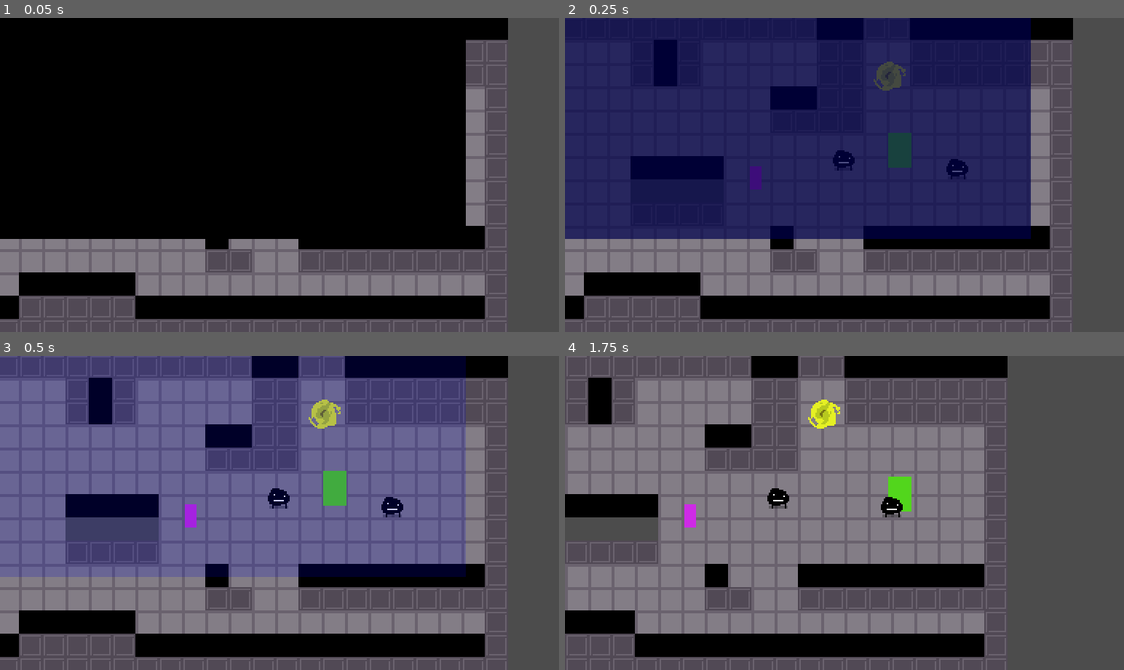
Above: before the commit, frames 1-4 (two rows, left to right).
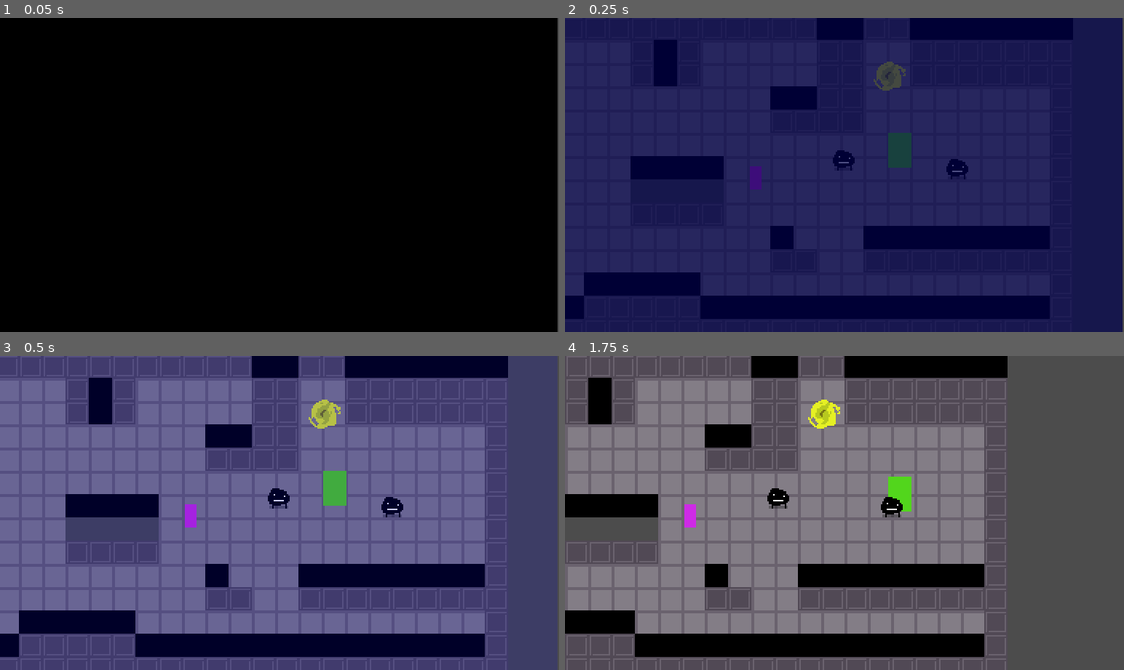
Above: after the commit, the same moments.

Repository: jiink/flask-quest
Game: Godot game, scene res://Rooms/Test/T-1/T-1.tscn
The game is run twice, just before and just after one commit, with the same random seed, the same clock (stepped at 60 frames per second) and the same inputs.
Inputs:
- Up to frame 1 (0.05 s): no input
- Up to frame 2 (0.25 s): no input
- Up to frame 3 (0.5 s): no input
- Up to frame 4 (1.75 s): hold Right (right) 0.53-1.28 s; tap Z (a) at 0.6 s; tap X (b) at 0.8, 1.35 s; hold Down (down) from 1.28 s (still down); tap A (x) at 1.55 s

The runs differ from the first frame. In frame 1, 33% of the frame differs, in the area x 0-100%, y 0-100%; in frame 2, 41%; in frame 3, 26%; in frame 4, nothing differs.
Error before the commit: Parse Error: Parse error: Unexpected EOL at String. (res://Engine/Singletons/Save/GameSaver.gd:3)

Commit message:
Upgrade to 3.1 RC-3

Diff:
--- a/Engine/SceneTransition.tscn
+++ b/Engine/SceneTransition.tscn
@@ -3,11 +3,8 @@
 [ext_resource path="res://Engine/SceneTransition.gd" type="Script" id=1]
 
 [sub_resource type="Animation" id=1]
-
 resource_name = "close"
 length = 0.5
-loop = false
-step = 0.1
 tracks/0/type = "value"
 tracks/0/path = NodePath("ColorRect:color")
 tracks/0/interp = 2
@@ -22,10 +19,7 @@
 }
 
 [sub_resource type="Animation" id=2]
-
 length = 0.6
-loop = false
-step = 0.1
 tracks/0/type = "value"
 tracks/0/path = NodePath("ColorRect:color")
 tracks/0/interp = 2
@@ -40,36 +34,19 @@
 }
 
 [node name="SceneTransition" type="Node2D"]
-
 script = ExtResource( 1 )
 __meta__ = {
 "_edit_group_": true,
 "_edit_lock_": true
 }
 
-[node name="ColorRect" type="ColorRect" parent="." index="0"]
-
-anchor_left = 0.0
-anchor_top = 0.0
+[node name="ColorRect" type="ColorRect" parent="."]
 anchor_right = 1.0
 anchor_bottom = 1.0
-margin_right = 320.0
-margin_bottom = 152.0
-rect_pivot_offset = Vector2( 0, 0 )
-rect_clip_content = false
-mouse_filter = 0
-mouse_default_cursor_shape = 0
-size_flags_horizontal = 1
-size_flags_vertical = 1
+margin_right = 383.0
+margin_bottom = 216.0
 color = Color( 0, 0, 0, 1 )
 
-[node name="AnimationPlayer" type="AnimationPlayer" parent="." index="1"]
-
-root_node = NodePath("..")
-autoplay = ""
-playback_process_mode = 1
-playback_default_blend_time = 0.0
-playback_speed = 1.0
+[node name="AnimationPlayer" type="AnimationPlayer" parent="."]
 anims/close = SubResource( 1 )
 anims/open = SubResource( 2 )
-blend_times = [  ]
--- a/Engine/Singletons/Save/GameSaver.gd
+++ b/Engine/Singletons/Save/GameSaver.gd
@@ -1,6 +1,6 @@
 extends Node
 
-const SaveGame = preload("res://
+#const SaveGame = preload("res://
 
 func save(id):
 	pass
--- a/Engine/Singletons/global.gd
+++ b/Engine/Singletons/global.gd
@@ -18,7 +18,9 @@
 #	prev_scene = (str(get_tree().get_current_scene().get_path()) + ".tscn").replace("/root", "res:/")
 
 	var battle_scene = load("res://Engine/Battle/BattleScene.tscn")
-	get_tree().get_root().add_child(battle_scene)
+
+	#broken
+	#get_tree().get_root().add_child(battle_scene)
 
 	prev_scene = load(get_tree().get_current_scene().filename)
 	print(prev_scene)
--- a/Engine/dialogue/Diag.gd
+++ b/Engine/dialogue/Diag.gd
@@ -28,32 +28,32 @@
 
 func _process(delta):
 
-
-	if visible and $Choices.visible and not choices.empty():
-		if Input.is_action_just_pressed("down"):
-			selected_choice = clamp(selected_choice + 1, 0, choices.size() - 1)
-		elif Input.is_action_just_pressed("up"):
-			selected_choice = clamp(selected_choice - 1, 0, choices.size() - 1)
+	if visible:
+		if $Choices.visible and not choices.empty():
+			if Input.is_action_just_pressed("down"):
+				selected_choice = clamp(selected_choice + 1, 0, choices.size() - 1)
+			elif Input.is_action_just_pressed("up"):
+				selected_choice = clamp(selected_choice - 1, 0, choices.size() - 1)
 
 
-		select_graphic_offset = selected_choice * 30
-		$Choices/Selection.position.y = select_graphic_offset
+			select_graphic_offset = selected_choice * 30
+			$Choices/Selection.position.y = select_graphic_offset
 
-		if Input.is_action_just_pressed("a") and $TextBox.text == visible_new_text:
-			for D in target_piece.get_children():
-				if D.key == choices[selected_choice]:
-					update_boxes(D)
-					break
-	else:
-		if Input.is_action_just_pressed("a"):
-			if $TextBox.text == visible_new_text:
-				if target_piece.get_children():
-					update_boxes(target_piece.get_child(0))
-				else:
-					close()
-			elif $TextBox.text.length() > 2 and target_piece.skippable:
-				$TextBox.text = visible_new_text
-				text_index = $TextBox.text.length() - 1
+			if Input.is_action_just_pressed("a") and $TextBox.text == visible_new_text:
+				for D in target_piece.get_children():
+					if D.key == choices[selected_choice]:
+						update_boxes(D)
+						break
+		else:
+			if Input.is_action_just_pressed("a"):
+				if $TextBox.text == visible_new_text:
+					if target_piece.get_children():
+						update_boxes(target_piece.get_child(0))
+					else:
+						close()
+				elif $TextBox.text.length() > 2 and target_piece.skippable:
+					$TextBox.text = visible_new_text
+					text_index = $TextBox.text.length() - 1
 
 
 func start_talk(obj):
@@ -174,6 +174,7 @@
 			$TextBox/Timer.wait_time = text_time + 0.1
 		else:
 			$TextBox/Timer.wait_time = text_time
+
 		text_index += 1
 		if new_text[text_index] != "`":
 			$TextBox.text += new_text[text_index]
--- a/Rooms/Test/T-1/T-1.tscn
+++ b/Rooms/Test/T-1/T-1.tscn
@@ -16,296 +16,174 @@
 [ext_resource path="res://Engine/dialogue/Diag.tscn" type="PackedScene" id=14]
 [ext_resource path="res://Engine/SceneTransition.tscn" type="PackedScene" id=15]
 
-[node name="TestRoom" type="Node" index="0"]
-
+[node name="TestRoom" type="Node"]
 script = ExtResource( 1 )
 battle_bg = ExtResource( 2 )
 
-[node name="Background" type="Node2D" parent="." index="0"]
-
+[node name="Background" type="Node2D" parent="."]
 editor/display_folded = true
 visible = false
 z_index = -4096
-_sections_unfolded = [ "Z Index" ]
 __meta__ = {
 "_edit_group_": true,
 "_edit_lock_": true
 }
 
-[node name="ColorRect" type="ColorRect" parent="Background" index="0"]
-
+[node name="ColorRect" type="ColorRect" parent="Background"]
 show_behind_parent = true
-anchor_left = 0.0
-anchor_top = 0.0
 anchor_right = 1.0
 anchor_bottom = 1.0
 margin_left = -153.0
 margin_top = -88.0
 margin_right = 420.0
 margin_bottom = 214.0
-rect_pivot_offset = Vector2( 0, 0 )
-rect_clip_content = false
-mouse_filter = 0
-mouse_default_cursor_shape = 0
-size_flags_horizontal = 1
-size_flags_vertical = 1
 color = Color( 0, 0, 0, 1 )
-_sections_unfolded = [ "Visibility" ]
 
-[node name="TileMaps" type="Node" parent="." index="1"]
-
+[node name="TileMaps" type="Node" parent="."]
 editor/display_folded = true
 
-[node name="Floor" type="TileMap" parent="TileMaps" index="0"]
-
+[node name="Floor" type="TileMap" parent="TileMaps"]
 position = Vector2( 48, 16 )
 z_index = -10
-mode = 0
 tile_set = ExtResource( 3 )
 cell_size = Vector2( 16, 16 )
-cell_quadrant_size = 16
-cell_custom_transform = Transform2D( 1, 0, 0, 1, 0, 0 )
-cell_half_offset = 2
-cell_tile_origin = 0
-cell_y_sort = false
-cell_clip_uv = false
-collision_use_kinematic = false
-collision_friction = 1.0
-collision_bounce = 0.0
-collision_layer = 1
-collision_mask = 1
-occluder_light_mask = 1
 format = 1
 tile_data = PoolIntArray( -3, 1, 0, -2, 1, 0, -1, 1, 0, -65536, 1, 0, -65535, 1, 0, -65534, 1, 0, -65533, 1, 0, -65532, …(4425 unchanged characters)…
-_sections_unfolded = [ "Cell", "Collision", "Z Index" ]
 __meta__ = {
 "_edit_lock_": true
 }
 
-[node name="Above" type="TileMap" parent="TileMaps" index="1"]
-
+[node name="Above" type="TileMap" parent="TileMaps"]
 z_index = 10
-mode = 0
 tile_set = ExtResource( 3 )
 cell_size = Vector2( 16, 16 )
-cell_quadrant_size = 16
-cell_custom_transform = Transform2D( 1, 0, 0, 1, 0, 0 )
-cell_half_offset = 2
-cell_tile_origin = 0
-cell_y_sort = false
-cell_clip_uv = false
-collision_use_kinematic = false
-collision_friction = 1.0
-collision_bounce = 0.0
-collision_layer = 1
-collision_mask = 1
-occluder_light_mask = 1
 format = 1
 tile_data = PoolIntArray( 0, 2, 0, 13, 2, 0, 14, 2, 0, 17, 2, 0, 18, 2, 0, 19, 2, 0, 20, 2, 0, 21, 2, 0, 22, 2, 0, 23,  …(677 unchanged characters)…
-_sections_unfolded = [ "Cell", "Collision", "Z Index" ]
 __meta__ = {
 "_edit_lock_": true
 }
 
-[node name="CollisionMap" type="TileMap" parent="TileMaps" index="2"]
-
+[node name="CollisionMap" type="TileMap" parent="TileMaps"]
 visible = false
-mode = 0
 tile_set = ExtResource( 4 )
 cell_size = Vector2( 16, 16 )
-cell_quadrant_size = 16
-cell_custom_transform = Transform2D( 1, 0, 0, 1, 0, 0 )
-cell_half_offset = 2
-cell_tile_origin = 0
-cell_y_sort = false
-cell_clip_uv = false
-collision_use_kinematic = false
-collision_friction = 1.0
-collision_bounce = 0.0
-collision_layer = 1
-collision_mask = 1
-occluder_light_mask = 1
 format = 1
 tile_data = PoolIntArray( 1, 0, 0, 2, 0, 0, 3, 0, 0, 4, 0, 0, 5, 0, 0, 6, 0, 0, 7, 0, 0, 8, 0, 0, 9, 0, 0, 10, 0, 0, 11 …(1306 unchanged characters)…
-_sections_unfolded = [ "Cell" ]
 __meta__ = {
 "_edit_lock_": true
 }
 
-[node name="WarpPortal" parent="." index="2" instance=ExtResource( 5 )]
-
+[node name="WarpPortal" parent="." instance=ExtResource( 5 )]
 modulate = Color( 0.901961, 0.945098, 0.145098, 1 )
 self_modulate = Color( 0.0234375, 0.00247192, 0.00247192, 1 )
 position = Vector2( 257, 40 )
 new_scene = "res://Rooms/Test/T-2/T-2.tscn"
 player_new_position = Vector2( 97, 60 )
 
-[node name="YSort" type="YSort" parent="." index="3"]
+[node name="YSort" type="YSort" parent="."]
 
-sort_enabled = true
-
-[node name="Boque" parent="YSort" index="0" instance=ExtResource( 6 )]
-
+[node name="Boque" parent="YSort" instance=ExtResource( 6 )]
 editor/display_folded = true
 position = Vector2( 304, 112 )
 
-[node name="DialogueTree" parent="YSort/Boque" index="3" instance=ExtResource( 7 )]
-
+[node name="DialogueTree" parent="YSort/Boque" instance=ExtResource( 7 )]
 face_texture = ExtResource( 8 )
 
-[node name="DiagPiece" parent="YSort/Boque/DialogueTree" index="0" instance=ExtResource( 9 )]
+[node name="DiagPiece" parent="YSort/Boque/DialogueTree" instance=ExtResource( 9 )]
+message = "hello. blah blah. blahblah? bababa, baba."
+text_delay = 0.0
+function = "test_react"
+args = [  ]
 
-message = "hello. blah blah. blahblah? bababa, baba."
-function = "test_react"
-
-[node name="DiagPiece2" parent="YSort/Boque/DialogueTree/DiagPiece" index="0" instance=ExtResource( 9 )]
-
+[node name="DiagPiece2" parent="YSort/Boque/DialogueTree/DiagPiece" instance=ExtResource( 9 )]
 key = "yeah"
 message = "cool"
+text_delay = 0.0
+args = [  ]
 
-[node name="DiagPiece3" parent="YSort/Boque/DialogueTree/DiagPiece" index="1" instance=ExtResource( 9 )]
-
+[node name="DiagPiece3" parent="YSort/Boque/DialogueTree/DiagPiece" instance=ExtResource( 9 )]
 key = "no"
 message = "man"
+text_delay = 0.0
+args = [  ]
 
-[node name="DiagPiece3" parent="YSort/Boque/DialogueTree/DiagPiece/DiagPiece3" index="0" instance=ExtResource( 9 )]
-
+[node name="DiagPiece3" parent="YSort/Boque/DialogueTree/DiagPiece/DiagPiece3" instance=ExtResource( 9 )]
 message = "really?"
 text_delay = 0.07
+args = [  ]
 
-[node name="DiagPiece2" parent="YSort/Boque/DialogueTree/DiagPiece/DiagPiece3/DiagPiece3" index="0" instance=ExtResource( 9 )]
-
+[node name="DiagPiece2" parent="YSort/Boque/DialogueTree/DiagPiece/DiagPiece3/DiagPiece3" instance=ExtResource( 9 )]
 key = "yep"
 message = "heck you. "
+text_delay = 0.0
+args = [  ]
 
-[node name="DiagPiece3" parent="YSort/Boque/DialogueTree/DiagPiece/DiagPiece3/DiagPiece3/DiagPiece2" index="0" instance=ExtResource( 9 )]
+[node name="DiagPiece3" parent="YSort/Boque/DialogueTree/DiagPiece/DiagPiece3/DiagPiece3/DiagPiece2" instance=ExtResource( 9 )]
+text_delay = 0.0
+function = "enter_battle"
+args = [  ]
 
-function = "enter_battle"
-
-[node name="DiagPiece" parent="YSort/Boque/DialogueTree/DiagPiece/DiagPiece3/DiagPiece3" index="1" instance=ExtResource( 9 )]
-
+[node name="DiagPiece" parent="YSort/Boque/DialogueTree/DiagPiece/DiagPiece3/DiagPiece3" instance=ExtResource( 9 )]
 key = "nope"
 message = "wow dumy"
+text_delay = 0.0
+args = [  ]
 
-[node name="Boque2" parent="YSort" index="1" instance=ExtResource( 6 )]
-
-editor/display_folded = true
+[node name="Boque2" parent="YSort" instance=ExtResource( 6 )]
 position = Vector2( 226, 106 )
 
-[node name="DialogueTree" parent="YSort/Boque2" index="3" instance=ExtResource( 7 )]
-
+[node name="DialogueTree" parent="YSort/Boque2" instance=ExtResource( 7 )]
 face_texture = ExtResource( 8 )
 
-[node name="DiagPiece" parent="YSort/Boque2/DialogueTree" index="0" instance=ExtResource( 9 )]
+[node name="DiagPiece" parent="YSort/Boque2/DialogueTree" instance=ExtResource( 9 )]
+message = "battle time"
+text_delay = 0.0
+args = [  ]
 
-message = "battle time"
+[node name="DiagPiece2" parent="YSort/Boque2/DialogueTree/DiagPiece" instance=ExtResource( 9 )]
+text_delay = 0.0
+expression = "sidemouth"
+args = [  ]
 
-[node name="DiagPiece2" parent="YSort/Boque2/DialogueTree/DiagPiece" index="0" instance=ExtResource( 9 )]
+[node name="Player" parent="YSort" instance=ExtResource( 10 )]
+position = Vector2( 265, 103 )
 
-expression = "sidemouth"
-function = "enter_battle"
-
-[node name="Player" parent="YSort" index="2" instance=ExtResource( 10 )]
-
-position = Vector2( 265, 103 )
-_sections_unfolded = [ "Transform" ]
-
-[node name="Light2D" type="Light2D" parent="." index="4"]
-
+[node name="Light2D" type="Light2D" parent="."]
 visible = false
 position = Vector2( 169, 84 )
-enabled = true
-editor_only = false
 texture = ExtResource( 11 )
-offset = Vector2( 0, 0 )
-texture_scale = 1.0
 color = Color( 0.180176, 0.411964, 0.960938, 1 )
 energy = 0.92
-mode = 0
-range_height = 0.0
-range_z_min = -1024
-range_z_max = 1024
-range_layer_min = 0
-range_layer_max = 0
-range_item_cull_mask = 1
 shadow_enabled = true
-shadow_color = Color( 0, 0, 0, 0 )
-shadow_buffer_size = 2048
-shadow_gradient_length = 0.0
-shadow_filter = 0
-shadow_filter_smooth = 0.0
-shadow_item_cull_mask = 1
-_sections_unfolded = [ "Shadow", "Transform" ]
 
-[node name="Light2D2" type="Light2D" parent="." index="5"]
-
+[node name="Light2D2" type="Light2D" parent="."]
 visible = false
 position = Vector2( 290, 127 )
-enabled = true
-editor_only = false
 texture = ExtResource( 11 )
-offset = Vector2( 0, 0 )
-texture_scale = 1.0
 color = Color( 0.878906, 0.102997, 0.102997, 1 )
 energy = 0.69
-mode = 0
-range_height = 0.0
-range_z_min = -1024
-range_z_max = 1024
-range_layer_min = 0
-range_layer_max = 0
-range_item_cull_mask = 1
 shadow_enabled = true
-shadow_color = Color( 0, 0, 0, 0 )
-shadow_buffer_size = 2048
-shadow_gradient_length = 0.0
-shadow_filter = 0
-shadow_filter_smooth = 0.0
-shadow_item_cull_mask = 1
-_sections_unfolded = [ "Shadow", "Transform" ]
 
-[node name="TestItem" parent="." index="6" instance=ExtResource( 12 )]
-
+[node name="TestItem" parent="." instance=ExtResource( 12 )]
 position = Vector2( 166, 111 )
 z_index = -2
-_sections_unfolded = [ "Z Index" ]
 
-[node name="Camera" parent="." index="7" instance=ExtResource( 13 )]
+[node name="Camera" parent="." instance=ExtResource( 13 )]
 
-[node name="HUD" type="CanvasLayer" parent="." index="8"]
+[node name="HUD" type="CanvasLayer" parent="."]
 
-layer = 1
-offset = Vector2( 0, 0 )
-rotation = 0.0
-scale = Vector2( 1, 1 )
-transform = Transform2D( 1, 0, 0, 1, 0, 0 )
-
-[node name="Diag" parent="HUD" index="0" instance=ExtResource( 14 )]
-
+[node name="Diag" parent="HUD" instance=ExtResource( 14 )]
 visible = false
 
-[node name="ColorRect2" type="ColorRect" parent="HUD" index="1"]
-
+[node name="ColorRect2" type="ColorRect" parent="HUD"]
 visible = false
-anchor_left = 0.0
-anchor_top = 0.0
-anchor_right = 0.0
-anchor_bottom = 0.0
 margin_left = -3.0
 margin_top = -6.0
 margin_right = 392.0
 margin_bottom = 231.0
-rect_pivot_offset = Vector2( 0, 0 )
-rect_clip_content = false
-mouse_filter = 0
-mouse_default_cursor_shape = 0
-size_flags_horizontal = 1
-size_flags_vertical = 1
 color = Color( 0, 0, 0, 0.563529 )
 __meta__ = {
 "_edit_lock_": true
 }
 
-[node name="SceneTransition" parent="HUD" index="2" instance=ExtResource( 15 )]
-
-visible = false
+[node name="SceneTransition" parent="HUD" instance=ExtResource( 15 )]
--- a/default_env.tres
+++ b/default_env.tres
@@ -1,100 +1,14 @@
 [gd_resource type="Environment" load_steps=2 format=2]
 
 [sub_resource type="ProceduralSky" id=1]
-
-radiance_size = 4
 sky_top_color = Color( 0.0470588, 0.454902, 0.976471, 1 )
 sky_horizon_color = Color( 0.556863, 0.823529, 0.909804, 1 )
 sky_curve = 0.25
-sky_energy = 1.0
 ground_bottom_color = Color( 0.101961, 0.145098, 0.188235, 1 )
 ground_horizon_color = Color( 0.482353, 0.788235, 0.952941, 1 )
 ground_curve = 0.01
-ground_energy = 1.0
-sun_color = Color( 1, 1, 1, 1 )
-sun_latitude = 35.0
-sun_longitude = 0.0
-sun_angle_min = 1.0
-sun_angle_max = 100.0
-sun_curve = 0.05
 sun_energy = 16.0
-texture_size = 2
 
 [resource]
-
 background_mode = 2
 background_sky = SubResource( 1 )
-background_sky_custom_fov = 0.0
-background_color = Color( 0, 0, 0, 1 )
-background_energy = 1.0
-background_canvas_max_layer = 0
-ambient_light_color = Color( 0, 0, 0, 1 )
-ambient_light_energy = 1.0
-ambient_light_sky_contribution = 1.0
-fog_enabled = false
-fog_color = Color( 0.5, 0.6, 0.7, 1 )
-fog_sun_color = Color( 1, 0.9, 0.7, 1 )
-fog_sun_amount = 0.0
-fog_depth_enabled = true
-fog_depth_begin = 10.0
-fog_depth_curve = 1.0
-fog_transmit_enabled = false
-fog_transmit_curve = 1.0
-fog_height_enabled = false
-fog_height_min = 0.0
-fog_height_max = 100.0
-fog_height_curve = 1.0
-tonemap_mode = 0
-tonemap_exposure = 1.0
-tonemap_white = 1.0
-auto_exposure_enabled = false
-auto_exposure_scale = 0.4
-auto_exposure_min_luma = 0.05
-auto_exposure_max_luma = 8.0
-auto_exposure_speed = 0.5
-ss_reflections_enabled = false
-ss_reflections_max_steps = 64
-ss_reflections_fade_in = 0.15
-ss_reflections_fade_out = 2.0
-ss_reflections_depth_tolerance = 0.2
-ss_reflections_roughness = true
-ssao_enabled = false
-ssao_radius = 1.0
-ssao_intensity = 1.0
-ssao_radius2 = 0.0
-ssao_intensity2 = 1.0
-ssao_bias = 0.01
-ssao_light_affect = 0.0
-ssao_color = Color( 0, 0, 0, 1 )
-ssao_quality = 0
-ssao_blur = 3
-ssao_edge_sharpness = 4.0
-dof_blur_far_enabled = false
-dof_blur_far_distance = 10.0
-dof_blur_far_transition = 5.0
-dof_blur_far_amount = 0.1
-dof_blur_far_quality = 1
-dof_blur_near_enabled = false
-dof_blur_near_distance = 2.0
-dof_blur_near_transition = 1.0
-dof_blur_near_amount = 0.1
-dof_blur_near_quality = 1
-glow_enabled = false
-glow_levels/1 = false
-glow_levels/2 = false
-glow_levels/3 = true
-glow_levels/4 = false
-glow_levels/5 = true
-glow_levels/6 = false
-glow_levels/7 = false
-glow_intensity = 0.8
-glow_strength = 1.0
-glow_bloom = 0.0
-glow_blend_mode = 2
-glow_hdr_threshold = 1.0
-glow_hdr_scale = 2.0
-glow_bicubic_upscale = false
-adjustment_enabled = false
-adjustment_brightness = 1.0
-adjustment_contrast = 1.0
-adjustment_saturation = 1.0
--- a/project.godot
+++ b/project.godot
@@ -6,7 +6,12 @@
 ;   [section] ; section goes between []
 ;   param=value ; assign values to parameters
 
-config_version=3
+config_version=4
+
+_global_script_classes=[  ]
+_global_script_class_icons={
+
+}
 
 [application]
 
@@ -55,30 +60,54 @@
 
 [input]
 
-up=[ Object(InputEventKey,"resource_local_to_scene":false,"resource_name":"","device":0,"alt":false,"shift":false,"control":false,"meta":false,"command":false,"pressed":false,"scancode":16777232,"unicode":0,"echo":false,"script":null)
+up={
+"deadzone": 0.5,
+"events": [ Object(InputEventKey,"resource_local_to_scene":false,"resource_name":"","device":0,"alt":false,"shift":false,"control":false,"meta":false,"command":false,"pressed":false,"scancode":16777232,"unicode":0,"echo":false,"script":null)
 , Object(InputEventJoypadMotion,"resource_local_to_scene":false,"resource_name":"","device":0,"axis":1,"axis_value":-1.0,"script":null)
  ]
-down=[ Object(InputEventKey,"resource_local_to_scene":false,"resource_name":"","device":0,"alt":false,"shift":false,"control":false,"meta":false,"command":false,"pressed":false,"scancode":16777234,"unicode":0,"echo":false,"script":null)
+}
+down={
+"deadzone": 0.5,
+"events": [ Object(InputEventKey,"resource_local_to_scene":false,"resource_name":"","device":0,"alt":false,"shift":false,"control":false,"meta":false,"command":false,"pressed":false,"scancode":16777234,"unicode":0,"echo":false,"script":null)
 , Object(InputEventJoypadMotion,"resource_local_to_scene":false,"resource_name":"","device":0,"axis":1,"axis_value":1.0,"script":null)
  ]
-left=[ Object(InputEventKey,"resource_local_to_scene":false,"resource_name":"","device":0,"alt":false,"shift":false,"control":false,"meta":false,"command":false,"pressed":false,"scancode":16777231,"unicode":0,"echo":false,"script":null)
+}
+left={
+"deadzone": 0.5,
+"events": [ Object(InputEventKey,"resource_local_to_scene":false,"resource_name":"","device":0,"alt":false,"shift":false,"control":false,"meta":false,"command":false,"pressed":false,"scancode":16777231,"unicode":0,"echo":false,"script":null)
 , Object(InputEventJoypadMotion,"resource_local_to_scene":false,"resource_name":"","device":0,"axis":0,"axis_value":-1.0,"script":null)
  ]
-right=[ Object(InputEventKey,"resource_local_to_scene":false,"resource_name":"","device":0,"alt":false,"shift":false,"control":false,"meta":false,"command":false,"pressed":false,"scancode":16777233,"unicode":0,"echo":false,"script":null)
+}
+right={
+"deadzone": 0.5,
+"events": [ Object(InputEventKey,"resource_local_to_scene":false,"resource_name":"","device":0,"alt":false,"shift":false,"control":false,"meta":false,"command":false,"pressed":false,"scancode":16777233,"unicode":0,"echo":false,"script":null)
 , Object(InputEventJoypadMotion,"resource_local_to_scene":false,"resource_name":"","device":0,"axis":0,"axis_value":1.0,"script":null)
  ]
-a=[ Object(InputEventKey,"resource_local_to_scene":false,"resource_name":"","device":0,"alt":false,"shift":false,"control":false,"meta":false,"command":false,"pressed":false,"scancode":90,"unicode":0,"echo":false,"script":null)
+}
+a={
+"deadzone": 0.5,
+"events": [ Object(InputEventKey,"resource_local_to_scene":false,"resource_name":"","device":0,"alt":false,"shift":false,"control":false,"meta":false,"command":false,"pressed":false,"scancode":90,"unicode":0,"echo":false,"script":null)
 , Object(InputEventJoypadButton,"resource_local_to_scene":false,"resource_name":"","device":0,"button_index":0,"pressure":0.0,"pressed":false,"script":null)
  ]
-b=[ Object(InputEventKey,"resource_local_to_scene":false,"resource_name":"","device":0,"alt":false,"shift":false,"control":false,"meta":false,"command":false,"pressed":false,"scancode":88,"unicode":0,"echo":false,"script":null)
+}
+b={
+"deadzone": 0.5,
+"events": [ Object(InputEventKey,"resource_local_to_scene":false,"resource_name":"","device":0,"alt":false,"shift":false,"control":false,"meta":false,"command":false,"pressed":false,"scancode":88,"unicode":0,"echo":false,"script":null)
 , Object(InputEventJoypadButton,"resource_local_to_scene":false,"resource_name":"","device":0,"button_index":1,"pressure":0.0,"pressed":false,"script":null)
  ]
-x=[ Object(InputEventKey,"resource_local_to_scene":false,"resource_name":"","device":0,"alt":false,"shift":false,"control":false,"meta":false,"command":false,"pressed":false,"scancode":65,"unicode":0,"echo":false,"script":null)
+}
+x={
+"deadzone": 0.5,
+"events": [ Object(InputEventKey,"resource_local_to_scene":false,"resource_name":"","device":0,"alt":false,"shift":false,"control":false,"meta":false,"command":false,"pressed":false,"scancode":65,"unicode":0,"echo":false,"script":null)
 , Object(InputEventJoypadButton,"resource_local_to_scene":false,"resource_name":"","device":0,"button_index":2,"pressure":0.0,"pressed":false,"script":null)
  ]
-y=[ Object(InputEventKey,"resource_local_to_scene":false,"resource_name":"","device":0,"alt":false,"shift":false,"control":false,"meta":false,"command":false,"pressed":false,"scancode":83,"unicode":0,"echo":false,"script":null)
+}
+y={
+"deadzone": 0.5,
+"events": [ Object(InputEventKey,"resource_local_to_scene":false,"resource_name":"","device":0,"alt":false,"shift":false,"control":false,"meta":false,"command":false,"pressed":false,"scancode":83,"unicode":0,"echo":false,"script":null)
 , Object(InputEventJoypadButton,"resource_local_to_scene":false,"resource_name":"","device":0,"button_index":3,"pressure":0.0,"pressed":false,"script":null)
  ]
+}
 
 [rendering]
 
Not shown, changed: Engine/Battle/BattleChoices.png.import
Not shown, changed: Engine/Battle/missingFoe.png.import
Not shown, changed: Engine/col.png.import
Not shown, changed: Engine/dialogue/dialogue_box.png.import
Not shown, changed: Engine/dialogue/dialogue_choice.png.import
Not shown, changed: Engine/dialogue/dialogue_choice_selected.png.import
Not shown, changed: Engine/light.png.import
Not shown, changed: NPC/Boque/boque.png.import
Not shown, changed: NPC/Boque/boqueBattleIdle.png.import
Not shown, changed: NPC/Boque/boqueFaces.png.import
Not shown, changed: NPC/Stercus/stercusFaces.png.import
Not shown, changed: Rooms/1-1/bg_lab_01.png.import
(and 4 more such lines)
